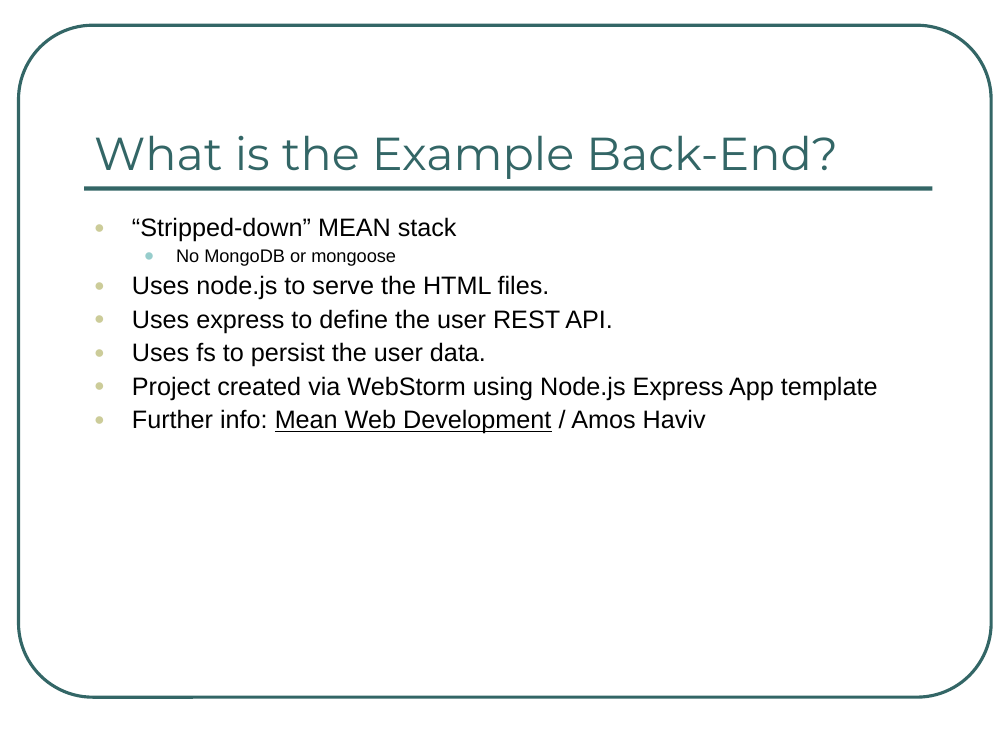
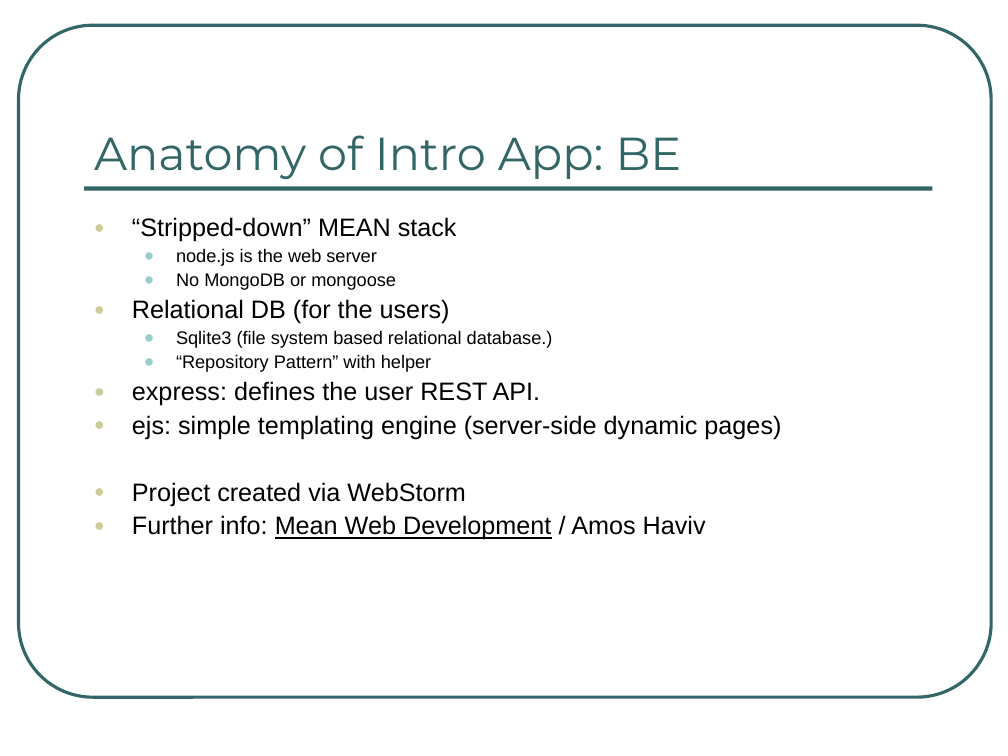
Before and after one commit to ng-al/AngularIntroApp, a slide deck: slide 40 of AngularJS Intro.ppt (slide 31 before the commit). Drawn at 1008x756 pixels with LibreOffice and Linux fonts; fonts in the diff are those of the drawing. Boxes give left, top, right and bottom in pixels: in the first picture for what was removed or moved away, otherwise in the second. Text is boxed around its words. In the diff, an @@ line names an element or a change of style, - is before the commit and + after.

Commit message:
Updated slides

```diff
--- a/AngularJS Intro.ppt
+++ b/AngularJS Intro.ppt
@@ title at bbox=[94, 135, 682, 179]: text changed @@
-What is the Example Back-End?
+Anatomy of Intro App: BE
@@ text at bbox=[176, 248, 376, 266]: paragraph added @@
+  • node.js is the web server
@@ text at bbox=[132, 330, 781, 507]: text changed @@
-● Uses node.js to serve the HTML files.
-● Uses express to define the user REST API.
-● Uses fs to persist the user data.
-● Project created via WebStorm using Node.js Express App template
+● Relational DB (for the users)
+  • Sqlite3 (file system based relational database.)
+  • “Repository Pattern” with helper
+● express: defines the user REST API.
+● ejs: simple templating engine (server-side dynamic pages)
+● Project created via WebStorm
```
Also in this commit, not shown: 12 other slides changed, 12 slides added, 4 slides removed.
